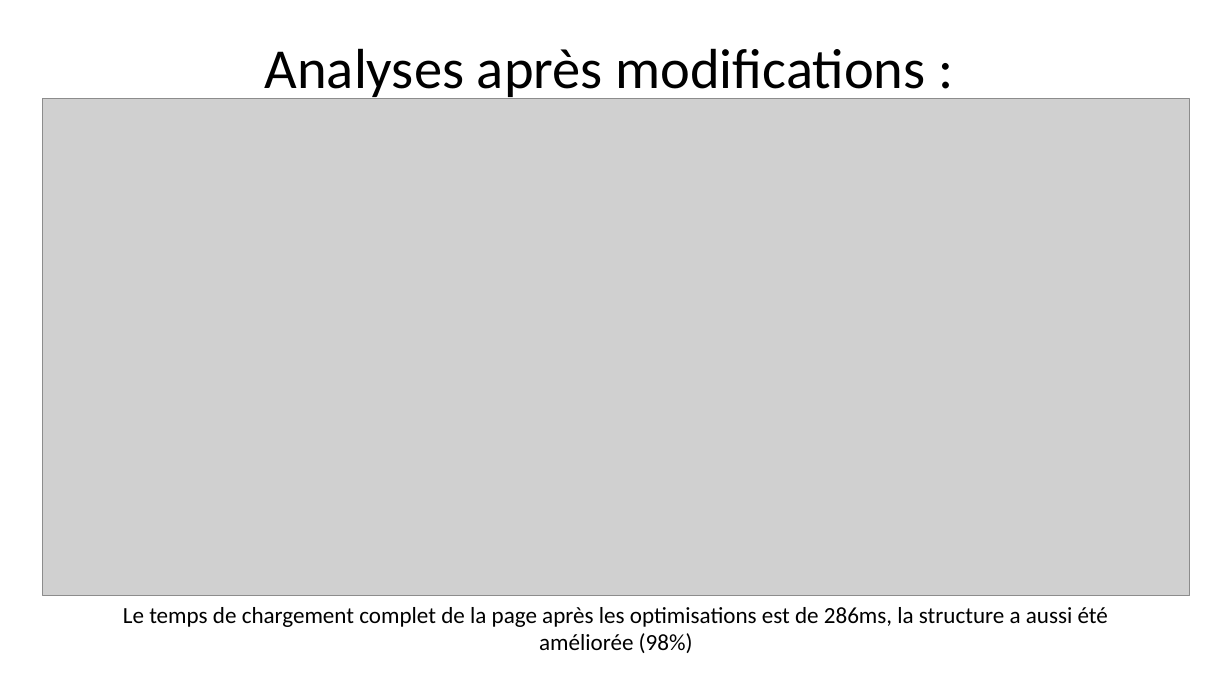
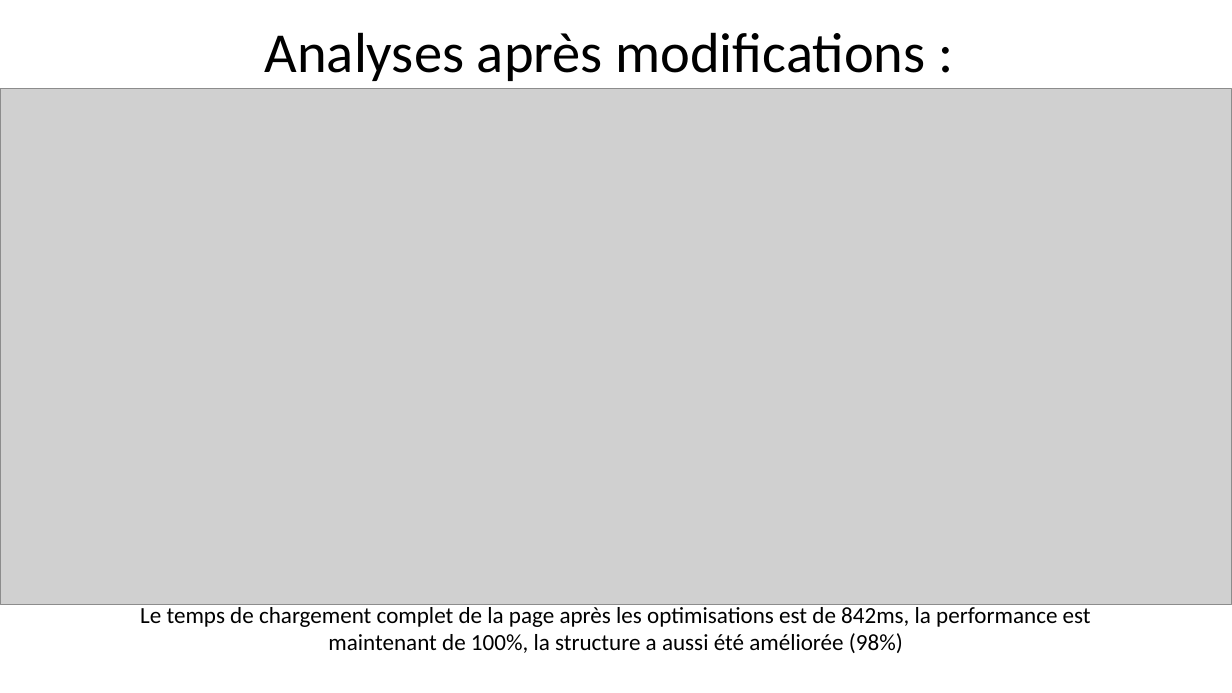
Before and after one commit to Nono-Le-Robot/TP04_Optimisez_un_site_web_existant, a slide deck: slide 22 of Ressources/Soutenance projet 04.pptx (slide 20 before the commit). Drawn at 1232x693 pixels with LibreOffice and Linux fonts; fonts in the diff are those of the drawing; grey boxes stand for pictures. Boxes give left, top, right and bottom in pixels: in the first picture for what was removed or moved away, otherwise in the second. Text is boxed around its words. In the diff, an @@ line names an element or a change of style, - is before the commit and + after.

```diff
--- a/Ressources/Soutenance projet 04.pptx
+++ b/Ressources/Soutenance projet 04.pptx
@@ title "Analyses après modifications :" rewrapped from (265, 48, 926, 102) to (265, 32, 926, 81) @@
@@ picture: place and size @@
-picture at (43, 99, 1190, 596)
+picture at (0, 88, 1232, 604)
@@ text at (140, 603, 1091, 653): text changed @@
-Le temps de chargement complet de la page après les optimisations est de 286ms, la structure a aussi été améliorée (98%)
+Le temps de chargement complet de la page après les optimisations est de 842ms, la performance est maintenant de 100%, la structure a aussi été améliorée (98%)
```
Also in this commit, not shown: 11 other slides changed, 5 slides added, 7 slides removed, 2 other files.
